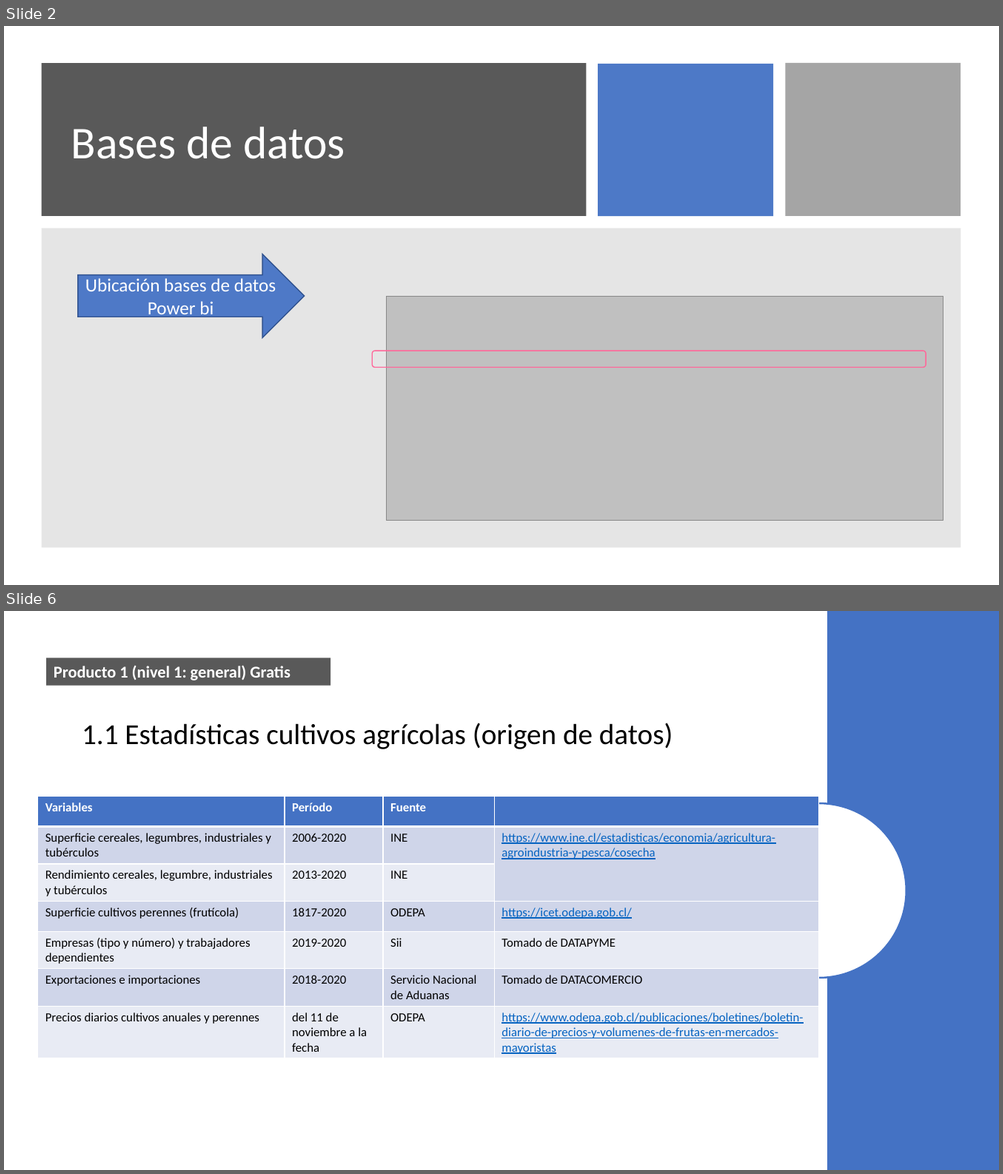
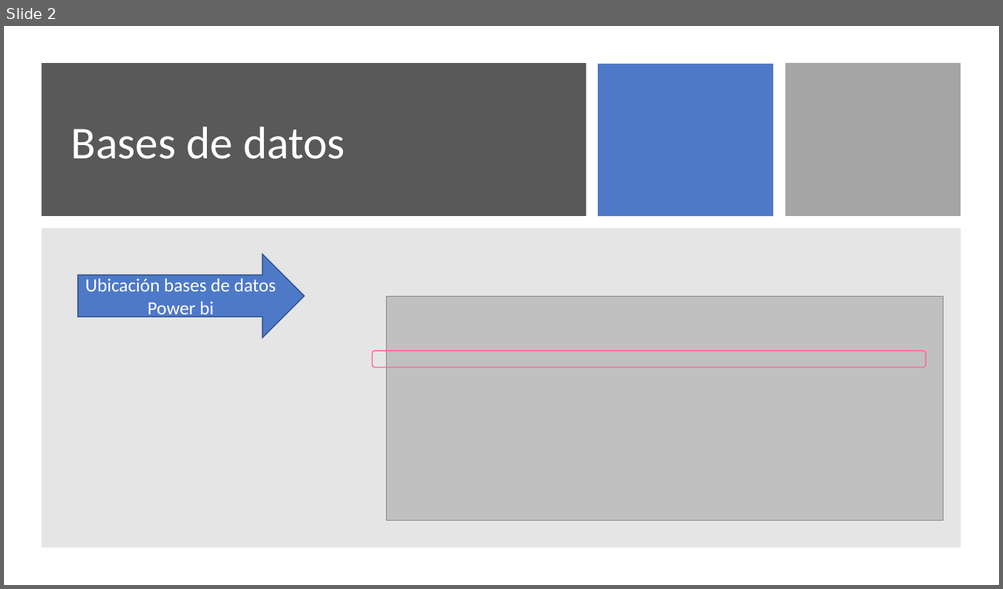
Before and after one commit to Sud-Austral/DATA-AGRO, a slide deck: DATAAGRO_papa/Power Bi_PAPA.pptx. Shown one above the other, each under a label of ours: slides 2 and 6 before the commit, slide 2 after it; the slides between them are not shown. The pictures are 1003x1174 and 1003x589 pixels, drawn with LibreOffice and Linux fonts; fonts in the diff are those of the drawing; grey boxes stand for pictures. Boxes give left, top, right and bottom in pixels: in the first picture for what was removed or moved away, otherwise in the second. Text is boxed around its words. In the diff, an @@ line names an element or a change of style, - is before the commit and + after.

```diff
--- a/DATAAGRO_papa/Power Bi_PAPA.pptx
+++ b/DATAAGRO_papa/Power Bi_PAPA.pptx
@@ slide 6 removed at bbox=[4, 611, 999, 1170], background #FFFFFF @@
@@ rectangle removed at bbox=[827, 611, 999, 1170] @@
@@ rectangle removed at bbox=[46, 658, 331, 686] @@
-Producto 1 (nivel 1: general) Gratis
@@ title removed at bbox=[82, 723, 673, 749] @@
-1.1 Estadísticas cultivos agrícolas (origen de datos)
@@ table removed at bbox=[37, 797, 819, 1059], 7 rows, 4 columns @@
-Variables | Período | Fuente | 
-Superficie cereales, legumbres, industriales y tubérculos | 2006-2020 | INE | https://www.ine.cl/estadisticas/economia/agricultura-agroindustria-y-pesca/cosecha
-Rendimiento cereales, legumbre, industriales y tubérculos | 2013-2020 | INE | 
-Superficie cultivos perennes (frutícola) | 1817-2020 | ODEPA | https://icet.odepa.gob.cl/
-Empresas (tipo y número) y trabajadores dependientes | 2019-2020 | Sii | Tomado de DATAPYME
-Exportaciones e importaciones | 2018-2020 | Servicio Nacional de Aduanas | Tomado de DATACOMERCIO
-Precios diarios cultivos anuales y perennes | del 11 de noviembre a la fecha | ODEPA | https://www.odepa.gob.cl/publicaciones/boletines/boletin-diario-de-precios-y-volumenes-de-frutas-en-mercados-mayoristas
@@ ellipse removed at bbox=[731, 803, 906, 978] @@
```
Also in this commit, not shown: 1 slide changed, 12 slides added, 29 other slides removed, 7 other files.
